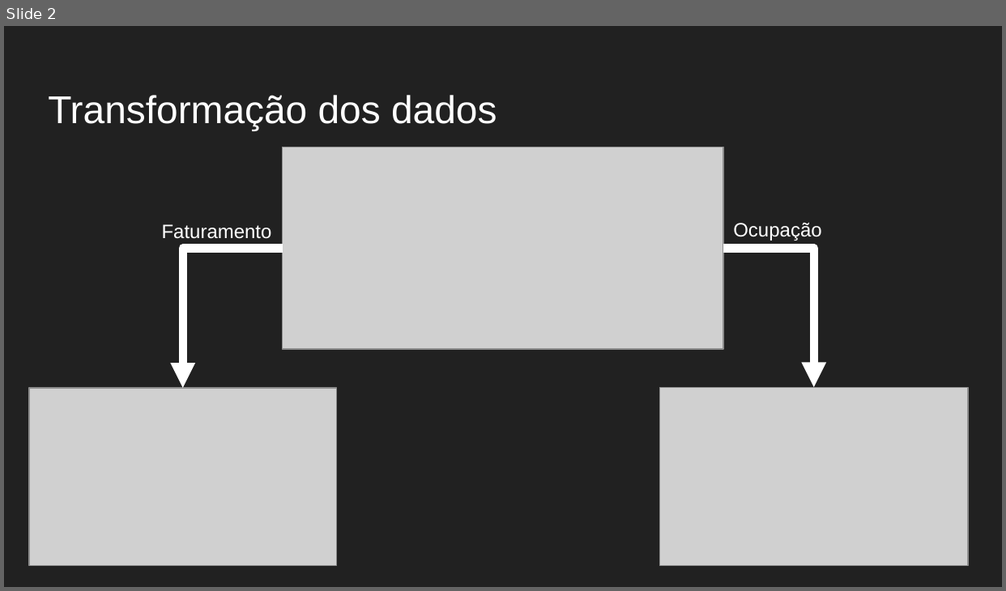
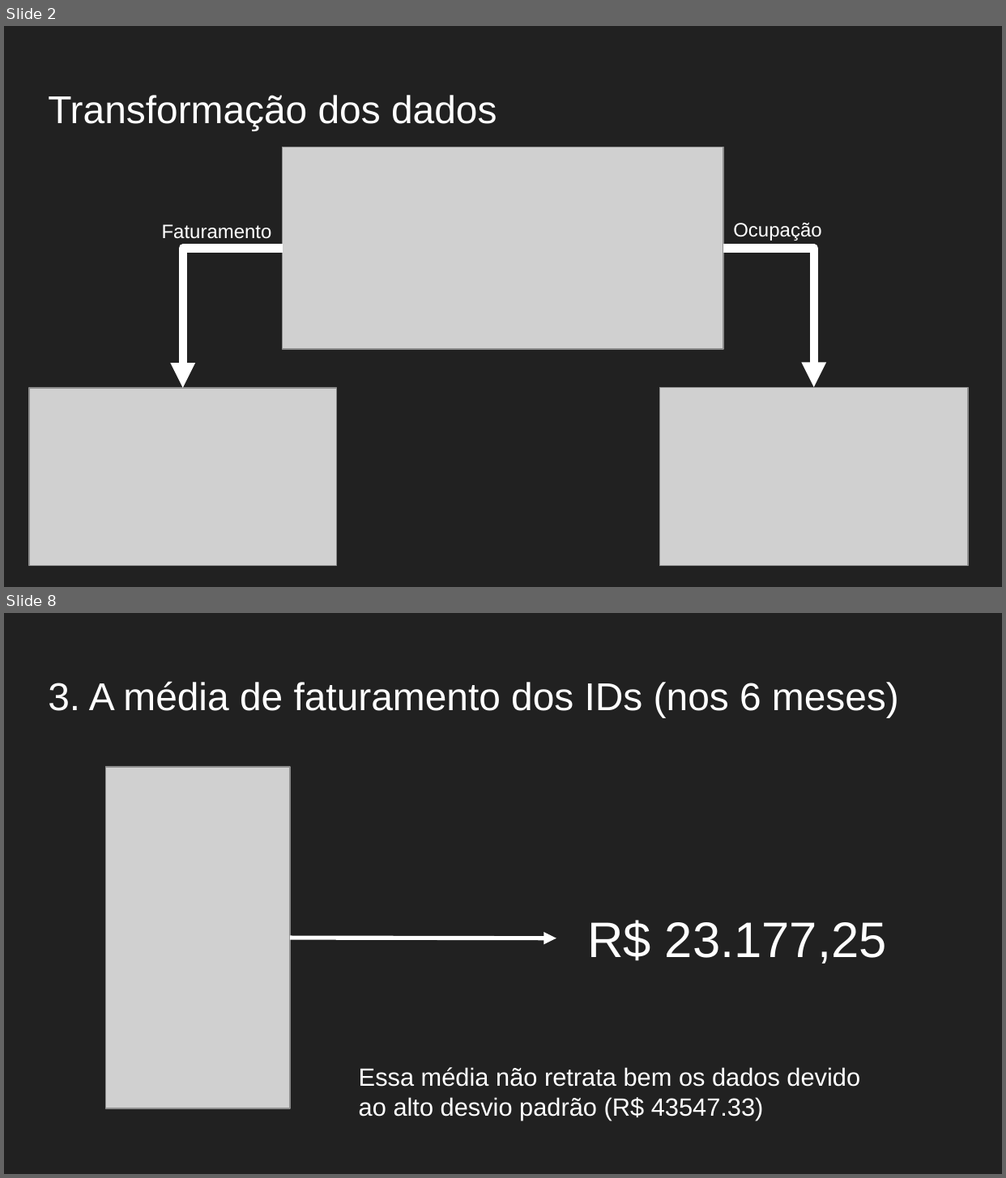
Before and after one commit to arturjacques/DataScience, a slide deck: Apresentação.pptx. Shown one above the other, each under a label of ours: slide 2 before the commit, slides 2 and 8 after it; the slides between them are not shown. The pictures are 1006x591 and 1006x1178 pixels, drawn with LibreOffice and Linux fonts; fonts in the diff are those of the drawing; grey boxes stand for pictures. Boxes give left, top, right and bottom in pixels: in the first picture for what was removed or moved away, otherwise in the second. Text is boxed around its words. In the diff, an @@ line names an element or a change of style, - is before the commit and + after.

```diff
--- a/Apresentação.pptx
+++ b/Apresentação.pptx
@@ slide 8 added at [4,613,1002,1174], background #212121 @@
@@ title added at [48,681,899,717], 28 pt, text #FFFFFF @@
+3. A média de faturamento dos IDs (nos 6 meses)
@@ picture added at [106,767,289,1109] @@
@@ text added at [587,920,887,964], 36 pt, text #FFFFFF @@
+R$ 23.177,25
@@ arrow added from (291, 939) to (556, 939), #FFFFFF 3 pt @@
@@ text added at [359,1067,860,1120], 18 pt, text #FFFFFF @@
+Essa média não retrata bem os dados devido ao alto desvio padrão (R$ 43547.33)
```
Also in this commit, not shown: 11 other slides added, 1 slide removed, 5 other files.
